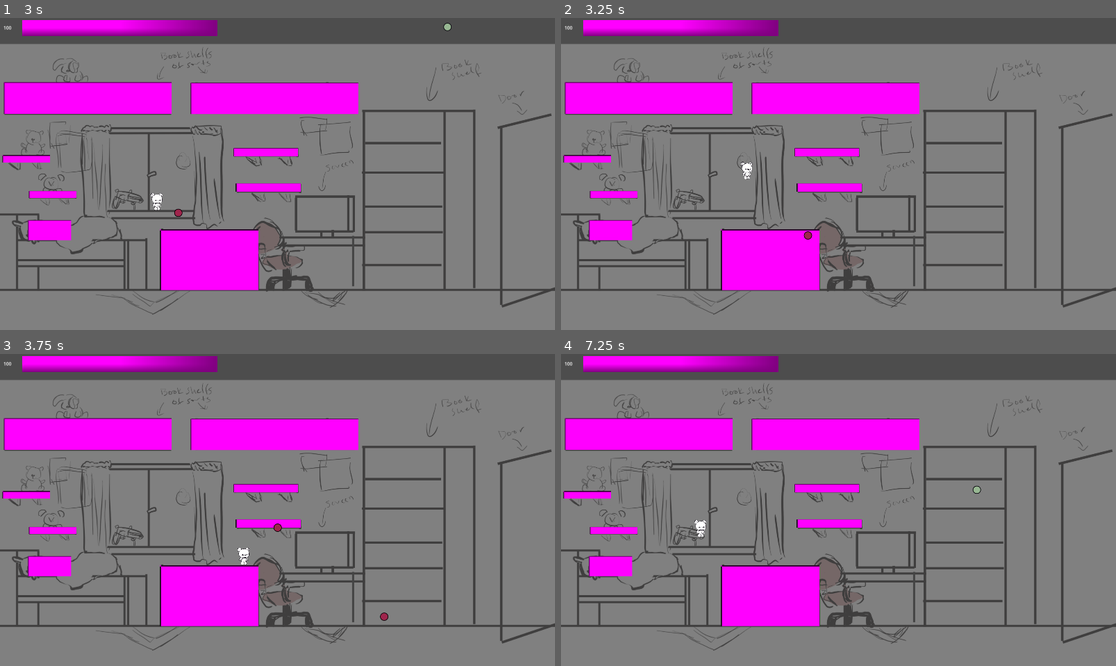
Above: before the commit, frames 1-4 (two rows, left to right).
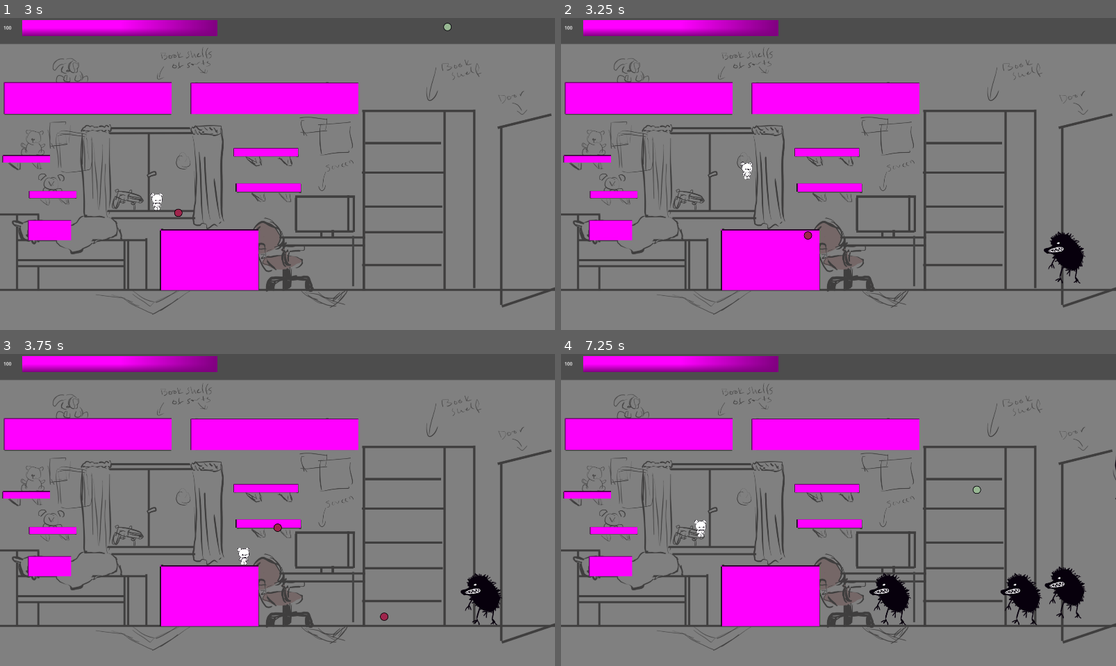
Above: after the commit, the same moments.

Repository: Karanval/CatStack
Game: Godot game, scene res://Scenes/TestScene/TestScene.tscn
The game is run twice, just before and just after one commit, with the same random seed, the same clock (stepped at 60 frames per second) and the same inputs.
Inputs (mouse positions are in pixels of both pictures, inside the frame that each line leads up to):
- Up to frame 1 (3 s): tap Enter at 0.5 s; move the mouse to (399, 158) at 0.52 s; press the mouse at (399, 158) at 0.53 s; hold D (Right) 0.53-2.03 s; tap Space (Jump) at 0.77, 1.52 s; move the mouse to (166, 189) at 1.27 s; release the mouse at (166, 189) at 1.28 s; click (166, 189) at 1.35 s; move the mouse to (333, 105) at 2.02 s; press the mouse at (333, 105) at 2.03 s; hold A (Left) 2.03-2.78 s; move the mouse to (249, 236) at 2.77 s; release the mouse at (249, 236) at 2.78 s; hold D (Right) from 2.78 s (still down); click (249, 236) at 2.85 s
- Up to frame 2 (3.25 s): keep holding D (Right); tap Space (Jump) at 3.02 s
- Up to frame 3 (3.75 s): keep holding D (Right); move the mouse to (444, 556) at 3.52 s; press the mouse at (444, 556) at 3.53 s
- Up to frame 4 (7.25 s): tap Space (Jump) at 3.77, 4.52, 6.02, 6.77 s; move the mouse to (672, 463) at 4.27 s; release D (Right) at 4.28 s; release the mouse at (672, 463) at 4.28 s; hold A (Left) 4.28-5.03 s; click (672, 463) at 4.35 s; move the mouse to (866, 510) at 5.02 s; press the mouse at (866, 510) at 5.03 s; hold D (Right) 5.03-5.78 s; move the mouse to (755, 432) at 5.77 s; release the mouse at (755, 432) at 5.78 s; hold A (Left) from 5.78 s (still down); click (755, 432) at 5.85 s; move the mouse to (960, 494) at 6.52 s; press the mouse at (960, 494) at 6.53 s

Frame 1 is identical in both runs. In frame 2, 0.6% of the frame differs, in the area x 86-95%, y 68-86%; in frame 3, 0.6%; in frame 4, 1.9%, in the area x 55-100%, y 33-87%.

Commit message:
Add monster spawner to the room

Diff:
--- a/Scenes/Room.tscn
+++ b/Scenes/Room.tscn
@@ -6,6 +6,7 @@
 [ext_resource type="Texture2D" uid="uid://dblr5vkl1hp5j" path="res://graphics/room_layout_sketch.png" id="4_a2si3"]
 [ext_resource type="PackedScene" uid="uid://co5y4sfs0kysd" path="res://Scenes/Furniture/ShelfSmall.tscn" id="4_aaq88"]
 [ext_resource type="PackedScene" uid="uid://dvnykwmrnn8ro" path="res://Scenes/Furniture/ShelfLarge.tscn" id="5_7gm67"]
+[ext_resource type="PackedScene" uid="uid://hefjpvbwdrbx" path="res://Scenes/Monsters/MonsterSpawner/MonsterSpawner.tscn" id="7_xebr5"]
 
 [sub_resource type="RectangleShape2D" id="RectangleShape2D_a2si3"]
 size = Vector2(464, 27)
@@ -252,3 +253,7 @@
 
 [node name="CollisionShape2D" type="CollisionShape2D" parent="Collisions/BedHead"]
 shape = SubResource("RectangleShape2D_vofke")
+
+[node name="MonsterSpawner" parent="." instance=ExtResource("7_xebr5")]
+ground_spawn_locations = Array[Vector2]([Vector2(1800, 800)])
+air_spawn_locations = Array[Vector2]([Vector2(2055, 250), Vector2(2055, 400)])
Not shown: 1 places in Scenes/Room.tscn that only renumber resources
